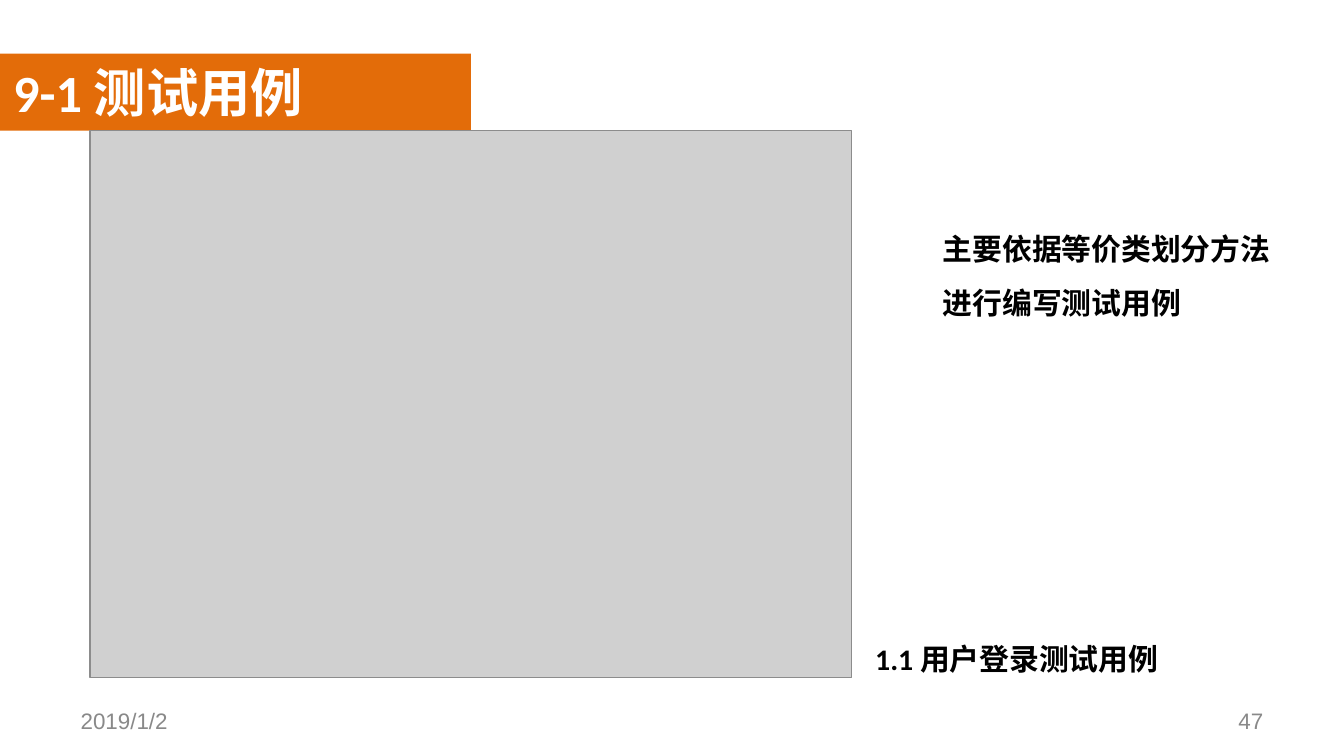
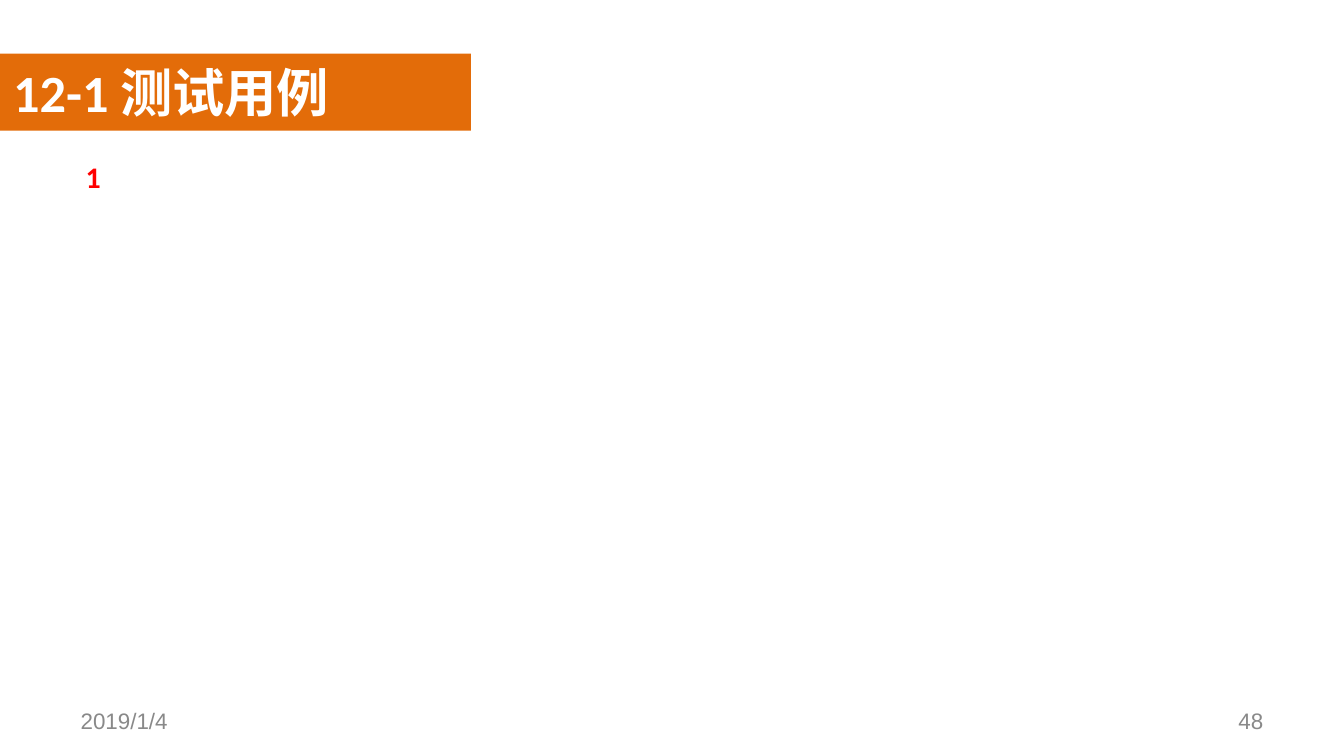
Before and after one commit to SoftwareRequirtmentsG02/Document, a slide deck: slide 48 of 案例教学系统/受控文档/分析设计/PPT/PRD2018-G02-SRS评审PPT.pptx (slide 47 before the commit). Drawn at 1344x756 pixels with LibreOffice and Linux fonts; fonts in the diff are those of the drawing; grey boxes stand for pictures; background and template pictures are left out. Boxes give left, top, right and bottom in pixels: in the first picture for what was removed or moved away, otherwise in the second. Text is boxed around its words. In the diff, an @@ line names an element or a change of style, - is before the commit and + after.

```diff
--- a/案例教学系统/受控文档/分析设计/PPT/PRD2018-G02-SRS评审PPT.pptx
+++ b/案例教学系统/受控文档/分析设计/PPT/PRD2018-G02-SRS评审PPT.pptx
@@ text at [13, 68, 329, 117]: text changed @@
-9-1 测试用例
+12-1 测试用例
@@ rectangle added at [0, 93, 1344, 696], fill #FFFFFF at 50% opacity @@
@@ text "1" at [86, 168, 101, 188]: vertical alignment middle to top @@
@@ picture removed at [90, 130, 852, 677] @@
@@ text at [86, 168, 101, 188]: text changed; size 18 to 16 pt; font Noto Sans CJK SC to Calibri; text colour #FFFFFF to #FF0000; bold on @@
-1.1用户登录
+  1
@@ text removed at [943, 234, 1270, 317] @@
-  主要依据等价类划分方法进行编写测试用例
@@ text removed at [875, 644, 1158, 673] @@
-  1.1 用户登录测试用例
@@ text at [81, 713, 168, 729]: text changed @@
-2019/1/2
+2019/1/4
@@ page number at [1238, 713, 1263, 729]: text changed @@
-47
+48
```
Also in this commit, not shown: 49 other slides changed, 9 slides added, 3 slides removed, 1 other file.
